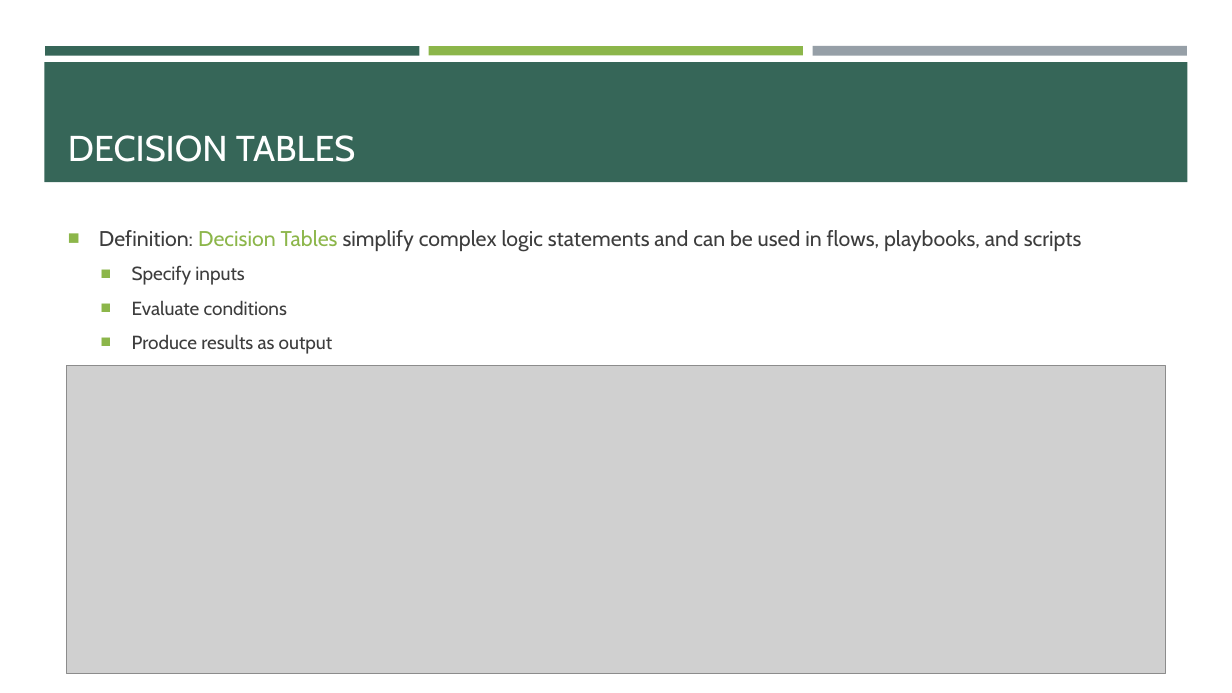
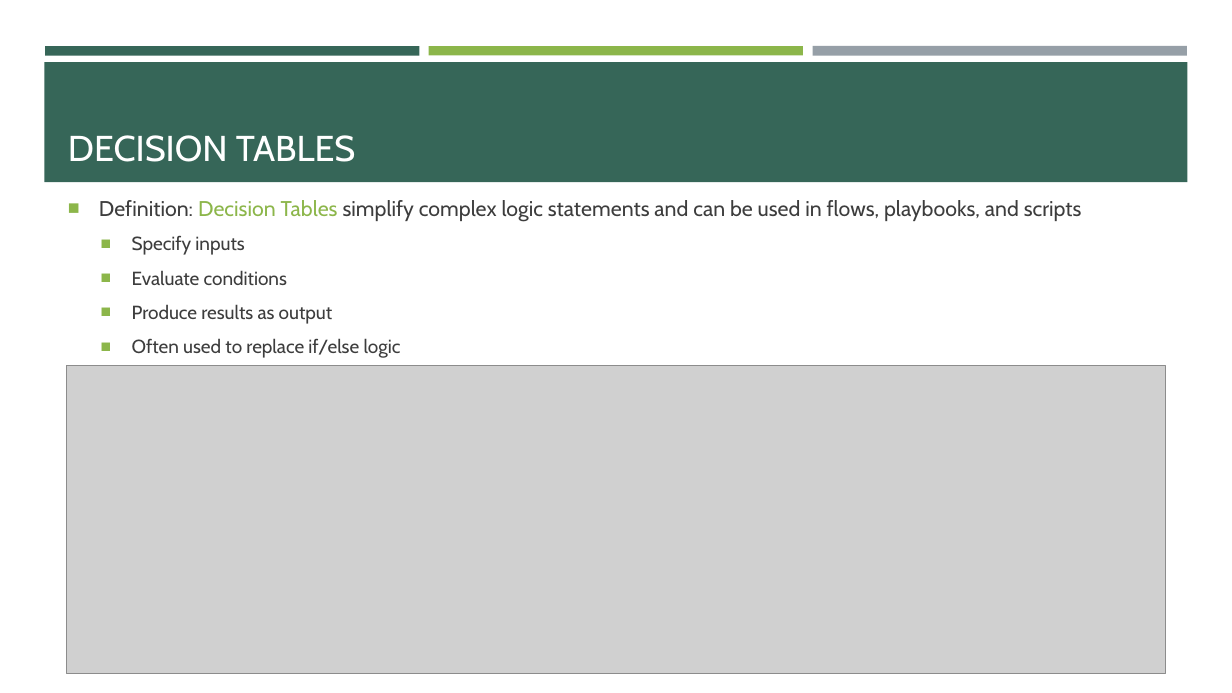
Before and after one commit to e-m-wilson/SNOW, a slide deck: slide 41 of Week_5/Self_Service_&_Automation.pptx. Drawn at 1232x693 pixels with LibreOffice and Linux fonts; fonts in the diff are those of the drawing; grey boxes stand for pictures. Boxes give left, top, right and bottom in pixels: in the first picture for what was removed or moved away, otherwise in the second. Text is boxed around its words. In the diff, an @@ line names an element or a change of style, - is before the commit and + after.

```diff
--- a/Week_5/Self_Service_&_Automation.pptx
+++ b/Week_5/Self_Service_&_Automation.pptx
@@ text "Definition: Decision Tables simplify complex ...": place and size @@
-text "Definition: Decision Tables simplify complex ..." at [99,230,1082,354]
+text "Definition: Decision Tables simplify complex ..." at [99,200,1082,358]
@@ text at [132,338,401,358]: paragraph added @@
+  ■ Often used to replace if/else logic
```
Also in this commit, not shown: 2 other files.
